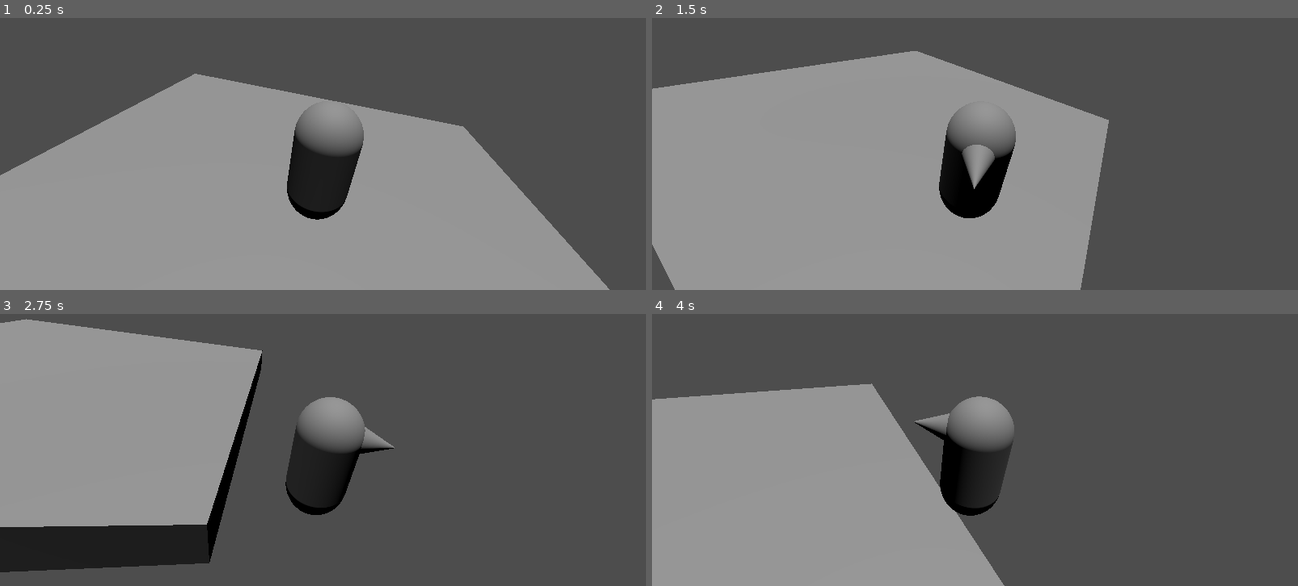
Above: before the commit, frames 1-4 (two rows, left to right).
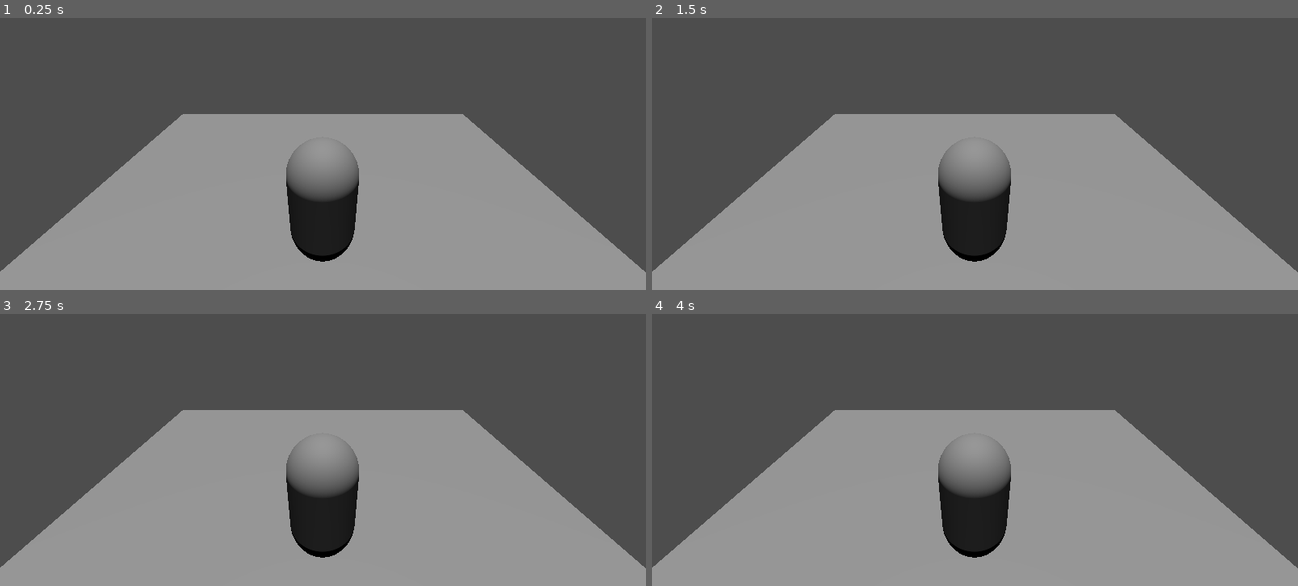
Above: after the commit, the same moments.

Repository: B1689542/Bannana-Barry-and-His-Quest-for-the-Third-Dimension
Game: Godot game, scene res://world.tscn
Same seed, same stepped clock (60 frames per second), same inputs: the game is played once before the commit and once after it.
Inputs (mouse positions are in pixels of both pictures, inside the frame that each line leads up to):
- Up to frame 1 (0.25 s): no input
- Up to frame 2 (1.5 s): tap Enter at 0.5 s; move the mouse to (1117, 91) at 0.52 s; hold D (strafe_right) 0.53-1.28 s; hold Space (jump) 0.53-1.28 s; move the mouse to (845, 126) at 1.27 s; hold S (move_back) from 1.28 s (still down); tap Space (jump) at 1.35 s
- Up to frame 3 (2.75 s): tap Space (jump) at 1.52, 1.82 s; move the mouse to (387, 324) at 2.02 s; release S (move_back) at 2.03 s; hold D (strafe_right) from 2.03 s (still down); hold Space (jump) from 2.03 s (still down)
- Up to frame 4 (4 s): move the mouse to (942, 477) at 2.77 s; release D (strafe_right) at 2.78 s; release Space (jump) at 2.78 s; hold W (move_forward) 2.78-3.53 s; tap Space (jump) at 2.85, 3.02, 3.32 s; move the mouse to (1168, 458) at 3.52 s; hold A (strafe_left) from 3.53 s (still down); hold Space (jump) from 3.53 s (still down)

The runs differ from the first frame. In frame 1, 17% of the frame differs, in the area x 0-100%, y 20-100%; in frame 2, 35%; in frame 3, 60%, in the area x 0-100%, y 1-100%; in frame 4, 38%.

Commit message:
fixed some shit

Diff:
--- a/CharacterBody3D.gd
+++ /dev/null
@@ -1,27 +0,0 @@
-extends CharacterBody3D
-
-#var gravity = ProjectSettings.get_setting("physics/3d/default_gravity")
-var speed = 4.0  # movement speed
-var jump_speed = 6.0  # determines jump height
-var mouse_sensitivity = 0.002  # turning speed
-
-func get_input():
-	var input = Input.get_vector("strafe_left", "strafe_right", "move_forward", "move_back")
-	var movement_dir = transform.basis * Vector3(input.x, 0, input.y)
-	velocity.x = movement_dir.x * speed
-	velocity.z = movement_dir.z * speed
-
-func _physics_process(delta):
-	get_input()
-	$MeshInstance3D.look_at(transform.origin + velocity + Vector3(0,1,0), Vector3(0, 1, 0))
-	#velocity.y += -gravity * delta
-	move_and_slide()
-
-func _unhandled_input(event):
-	if event is InputEventMouseMotion:
-		rotate_y(-event.relative.x * mouse_sensitivity)
-		$MeshInstance3D.rotate_y(-(-event.relative.x * mouse_sensitivity))
-		$CollisionShape3D.rotate_y(-(-event.relative.x * mouse_sensitivity))
-
-	if event.is_action_pressed("jump") and is_on_floor():
-		velocity.y = jump_speed
--- a/player.tscn
+++ b/player.tscn
@@ -1,6 +1,6 @@
-[gd_scene load_steps=5 format=3 uid="uid://dyvvxleqg2qqn"]
+[gd_scene load_steps=6 format=3 uid="uid://dyvvxleqg2qqn"]
 
-[ext_resource type="Script" path="res://CharacterBody3D.gd" id="1_pnamh"]
+[ext_resource type="Script" path="res://spring_arm_3d.gd" id="1_760sg"]
 
 [sub_resource type="CapsuleMesh" id="CapsuleMesh_6vf3r"]
 
@@ -11,10 +11,11 @@
 
 [sub_resource type="CapsuleShape3D" id="CapsuleShape3D_w3hhb"]
 
+[sub_resource type="SphereShape3D" id="SphereShape3D_14nra"]
+
 [node name="player" type="Node3D"]
 
 [node name="Character" type="CharacterBody3D" parent="."]
-script = ExtResource("1_pnamh")
 
 [node name="MeshInstance3D" type="MeshInstance3D" parent="Character"]
 mesh = SubResource("CapsuleMesh_6vf3r")
@@ -27,5 +28,12 @@
 [node name="CollisionShape3D" type="CollisionShape3D" parent="Character"]
 shape = SubResource("CapsuleShape3D_w3hhb")
 
-[node name="Camera3D" type="Camera3D" parent="Character"]
-transform = Transform3D(0.98106, -0.193702, 0.000592145, 0.173648, 0.880839, 0.440419, -0.0858316, -0.431975, 0.897792, -0.157416, 2.33543, 2.9256)
+[node name="SpringArm3D" type="SpringArm3D" parent="."]
+transform = Transform3D(1, 0, 0, 0, 0.758134, 0.652098, 0, -0.652098, 0.758134, 0.00639343, 0.777558, 0.253194)
+shape = SubResource("SphereShape3D_14nra")
+spring_length = 3.0
+margin = 2.0
+script = ExtResource("1_760sg")
+
+[node name="Camera3D" type="Camera3D" parent="SpringArm3D"]
+transform = Transform3D(1, 0, 0, 0, 0.967709, -0.252069, 0, 0.252069, 0.967709, 0, 0.0260422, 3.15244)
--- /dev/null
+++ b/spring_arm_3d.gd
@@ -0,0 +1,14 @@
+extends SpringArm3D
+
+
+# Called when the node enters the scene tree for the first time.
+func _ready() -> void:
+	pass # Replace with function body.
+
+
+# Called every frame. 'delta' is the elapsed time since the previous frame.
+func _process(delta: float) -> void:
+	pass
+
+func _input(event: InputEvent) -> void:
+	pass
